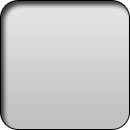
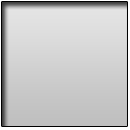
Before/after of a w=130, h=130 layered artwork. What changed in the layer stack:
added layer "形状 2" above "形状 1" over [2, 2, 127, 126]
hid "形状 1" over [1, 1, 129, 129]
